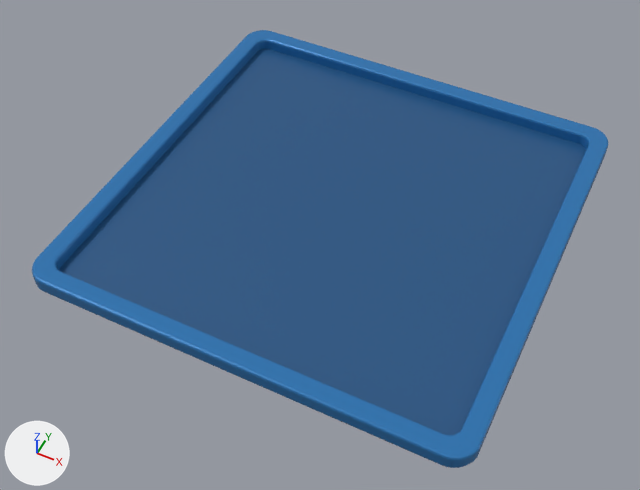
Renders of the glTF model Art/PR3D/Exports/Board/PR3D_Board_7x7.glb from each side of a commit.
Before and after are seen from a 50 mm camera at (4.64, -10.04, 11.3) aimed at (-0.04, -0.67, -0.4). The lights are fixed; the arrows at lower left show +X, +Y and +Z. The first picture is the older version. Where no turn or scale is listed for an object, it has been applied to the vertices. Vertices at exactly the same position are counted once.

Names of what the first picture shows: 'PR3D003_Visual_Frame', 'PR3D003_Visual_TrayBase'.
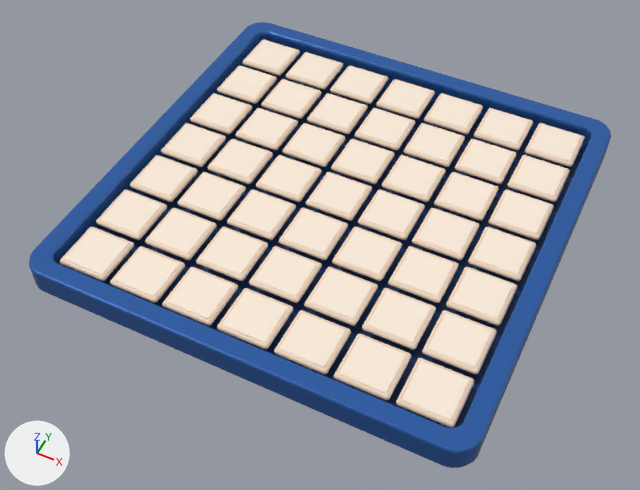
What differs and where, as boxes (x1, y1, x2, y2) in the pictures (640 x 490 px):
'PR3D003_Visual_TrayBase', recoloured
    both: (63, 57, 585, 428)
'PR3D003_Visual_CeramicHighlights', added (pale yellow)
    after: (64, 40, 581, 420)
'PR3D003_Visual_Frame', recoloured, reshaped
    before: (32, 30, 608, 468)
    after: (29, 22, 611, 468)
'PR3D003_Visual_CeramicTiles', added
    after: (60, 39, 585, 428)

The edits, one by one:
Material 'PR3D003_MAT_FrameBlue' (mat_pr3d003_mat_frameblue) changes colour from blue #2c79b8 to blue #2c61ad; in linear values from (0.025, 0.19, 0.48) to (0.025, 0.12, 0.42).
Material 'PR3D003_MAT_TrayBlue' (mat_pr3d003_mat_trayblue) changes colour from blue #245786 to dark blue #1d3c6f; in linear values from (0.018, 0.095, 0.24) to (0.012, 0.045, 0.16).
Material 'PR3D003_MAT_CeramicCream' (mat_pr3d003_mat_ceramiccream) is new.
Its base color is (0.88, 0.68, 0.52) (beige #f1d7bf).
Its roughness is 0.46.
Material 'PR3D003_MAT_CeramicHighlight' (mat_pr3d003_mat_ceramichighlight) is new.
Its base color is (1.0, 0.86, 0.72) (pale yellow #ffefdd).
Its roughness is 0.34.
me_pr3d003_visual_frame_mesh is used by ob_pr3d003_visual_frame; location (0.0, 0.0, 0.0).
me_pr3d003_visual_frame_mesh had 384 vertices, 768 faces and spanned x -3.89..3.89, y -3.89..3.89, z -0.1..0.2.
me_pr3d003_visual_frame_mesh now has 384 vertices, 768 faces and spans x -3.89..3.89, y -3.89..3.89, z -0.1..0.4.
me_pr3d003_visual_frame_mesh part 1: all 192 vertices in x -3.89..3.89, y -3.89..3.89, z 0.16..0.2 are moved by (0.0, 0.0, 0.2).
Mesh me_pr3d003_visual_ceramictiles_mesh is new.
It has 4704 vertices, 9212 faces and spans x -0.45..6.45, y -0.45..6.45, z -0.05..0.05.
It uses material mat_pr3d003_mat_ceramiccream (beige #f1d7bf).
Mesh me_pr3d003_visual_ceramichighlights_mesh is new.
It has 4704 vertices, 9212 faces and spans x -0.38..6.38, y -0.38..6.38, z -0.01..0.01.
It uses material mat_pr3d003_mat_ceramichighlight (pale yellow #ffefdd).
Object 'PR3D003_Visual_CeramicTiles' (ob_pr3d003_visual_ceramictiles) is new; it shows me_pr3d003_visual_ceramictiles_mesh.
Its location is (-3.0, -3.0, 0.25).
Object 'PR3D003_Visual_CeramicHighlights' (ob_pr3d003_visual_ceramichighlights) is new; it shows me_pr3d003_visual_ceramichighlights_mesh.
Its location is (-3.0, -3.0, 0.3).
